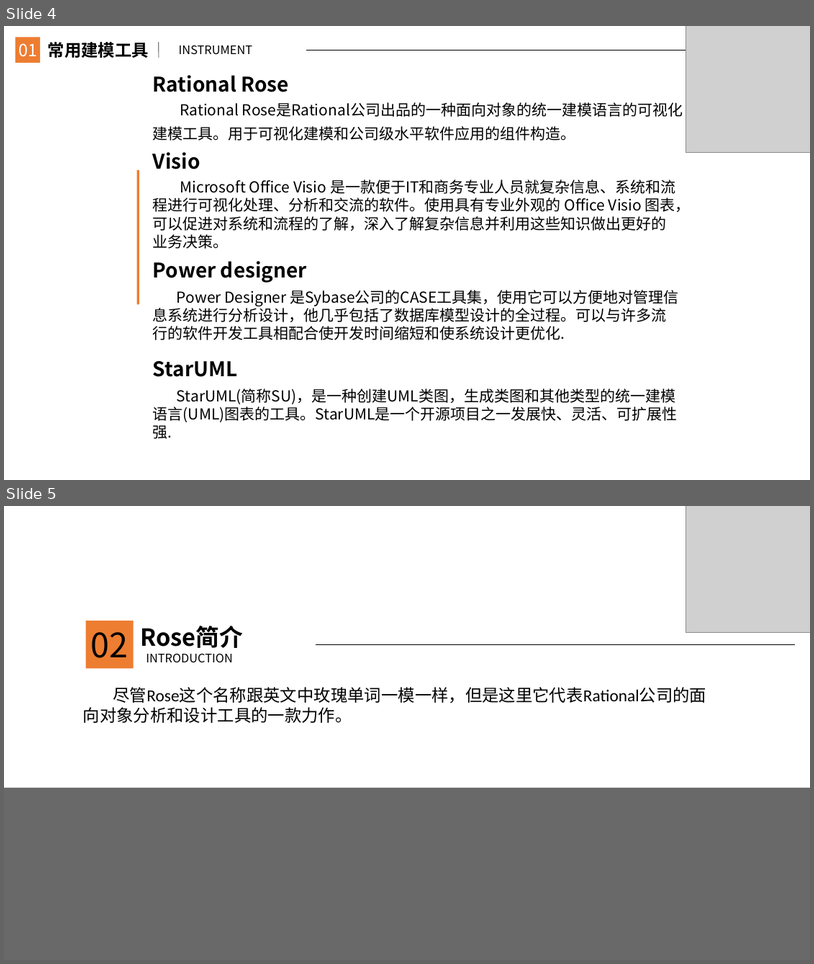
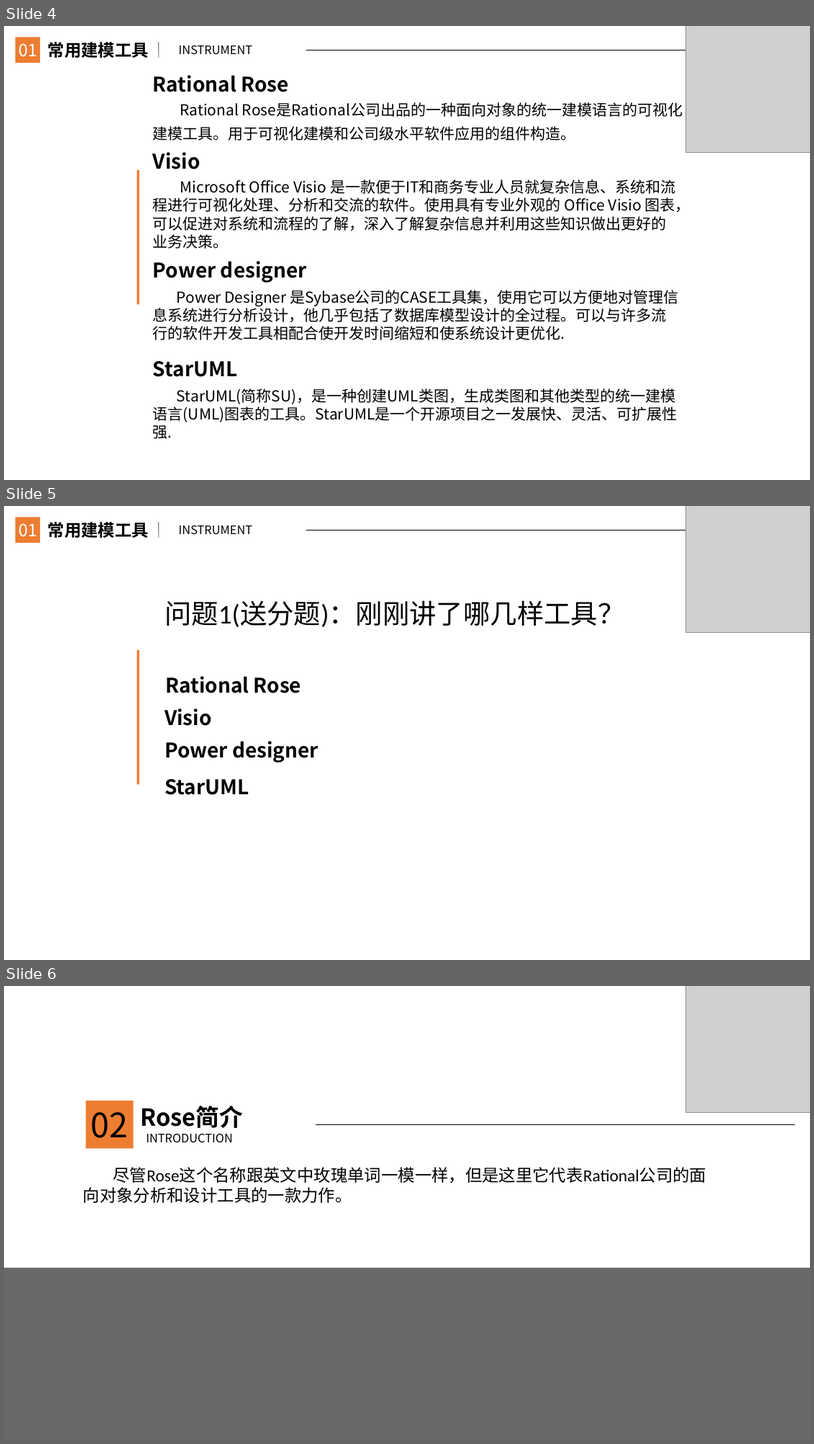
Before and after one commit to JanHonan/store, a slide deck: G2/软件工程系列课程教学辅助网站/非受控文档/楼静靓/PRD2017-G2-UML工具Rose课堂PPT.pptx. Shown one above the other, each under a label of ours: slides 4 and 5 before the commit, slides 4, 5 and 6 after it. The pictures are 814x964 and 814x1444 pixels, drawn with LibreOffice and Linux fonts; fonts in the diff are those of the drawing; grey boxes stand for pictures; background and template pictures are left out. Boxes give left, top, right and bottom in pixels: in the first picture for what was removed or moved away, otherwise in the second. Text is boxed around its words. In the diff, an @@ line names an element or a change of style, - is before the commit and + after.

Commit message:
吕政凯提交2017-11-07 rose  ppt修改版

```diff
--- a/G2/软件工程系列课程教学辅助网站/非受控文档/楼静靓/PRD2017-G2-UML工具Rose课堂PPT.pptx
+++ b/G2/软件工程系列课程教学辅助网站/非受控文档/楼静靓/PRD2017-G2-UML工具Rose课堂PPT.pptx
@@ slide 5 added at (4,506,810,960), background #FFFFFF @@
@@ rectangle added at (16,517,40,542), fill #ED7D31 @@
@@ text added at (19,523,38,537), 20 pt, text #FFFFFF @@
+01
@@ text added at (48,522,149,538), 20 pt, text #000000, bold @@
+常用建模工具
@@ line added from (159, 523) to (159, 538), #000000 1 pt @@
@@ text added at (179,525,253,535), 14 pt, text #000000 @@
+INSTRUMENT
@@ picture added at (687,506,810,633) @@
@@ line added from (306, 530) to (810, 530), #000000 0.5 pt @@
@@ text added at (165,600,625,627), 32 pt, text #000000 @@
+问题1(送分题)：刚刚讲了哪几样工具？
@@ rectangle added at (137,650,139,784), fill #ED7D31 @@
@@ text added at (166,676,301,693), 24 pt, text #000000, bold @@
+Rational Rose
@@ text added at (165,708,212,726), 24 pt, text #000000, bold @@
+Visio
@@ text added at (165,741,319,762), 24 pt, text #000000, bold @@
+Power designer
@@ text added at (165,779,250,795), 24 pt, text #000000, bold @@
+StarUML
@@ what was slide 5 is now slide 6 @@
```
Also in this commit, not shown: 2 other slides added.
